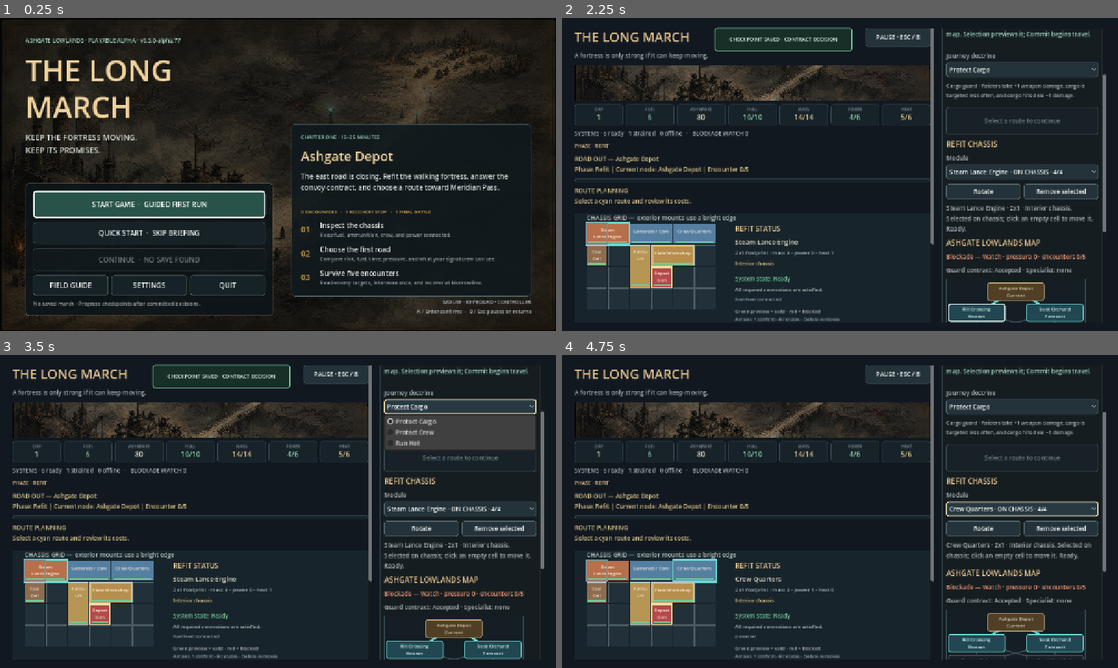
Above: before the commit, frames 1-4 (two rows, left to right).
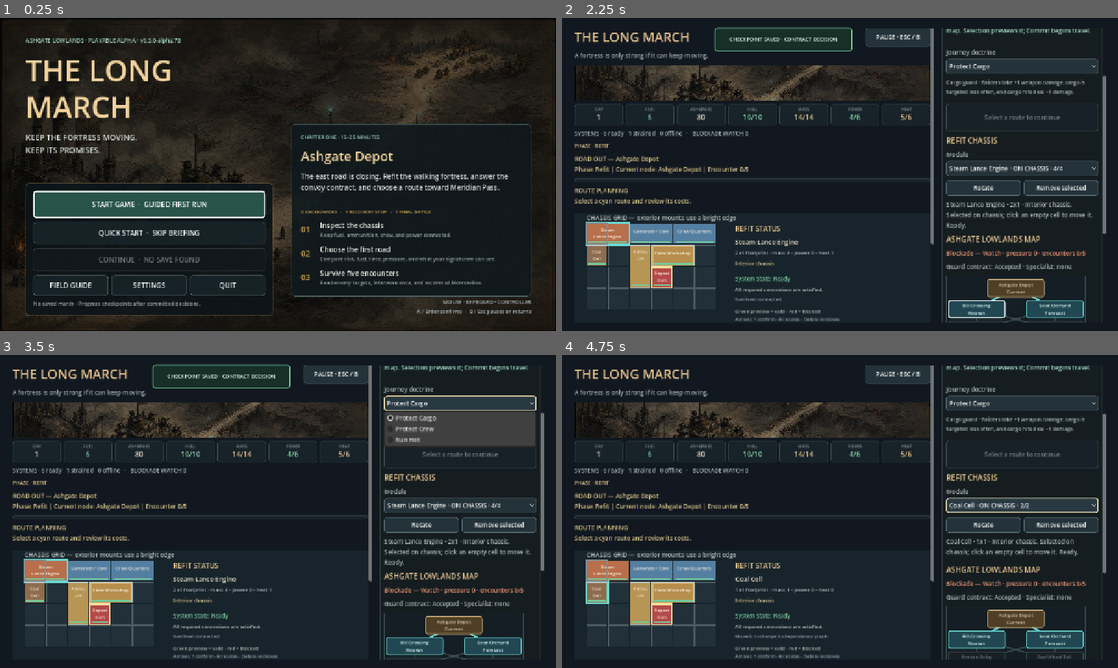
Above: after the commit, the same moments.

Repository: raphaelroshan/the-long-march
Game: Godot game, scene res://scenes/App.tscn
Two runs of this game, one before a commit and one after it. Both use one fixed random seed, a clock stepped at 60 frames per second and the inputs below.
Inputs:
- Up to frame 1 (0.25 s): no input
- Up to frame 2 (2.25 s): click "START GAME · GUIDED FIRST RUN" at 0.5 s; click "SKIP BRIEFING" at 1.25 s; click "Guard the convoy" at 2 s
- Up to frame 3 (3.5 s): click "Protect Cargo" at 2.75 s
- Up to frame 4 (4.75 s): click "Steam Lance Engine · ON CHASS…" at 3.5 s; click "Rotate" at 4.25 s

The runs differ from the first frame. In frame 1, less than 0.1% of the frame differs, in the area x 31-33%, y 6-8%; in frame 2, 8.4%; in frame 3, 8.4%; in frame 4, 9.2%, in the area x 4-98%, y 3-98%.

Commit message:
Stabilize nested focus scrolling

Diff:
--- a/project.godot
+++ b/project.godot
@@ -4,7 +4,7 @@
 
 [application]
 config/name="The Long March"
-config/version="0.3.0-alpha.77"
+config/version="0.3.0-alpha.78"
 run/main_scene="res://scenes/App.tscn"
 config/features=PackedStringArray("4.4", "GL Compatibility")
 
--- a/src/ui/main.gd
+++ b/src/ui/main.gd
@@ -1130,7 +1130,7 @@
 	if context_height <= viewport_rect.size.y - 16.0:
 		right_scroll.scroll_vertical = maxi(0, ceili(guidance_top - 8.0))
 	else:
-		right_scroll.ensure_control_visible(control)
+		right_scroll.scroll_vertical = maxi(0, ceili(control_bottom - viewport_rect.size.y + 8.0))
 
 func focus_current_action() -> void:
 	if onboarding_overlay != null and onboarding_overlay.visible:
--- a/tests/test_prototype_flow.gd
+++ b/tests/test_prototype_flow.gd
@@ -27,6 +27,7 @@
 			if button.disabled:
 				return
 			button.pressed.emit()
+			await process_frame
 			await process_frame
 			await process_frame
 			_expect(game.selected_campaign_node_id == node_id and game.state.phase in ["refit", "map", "settlement"], "selecting a map node should wait for explicit route confirmation: " + node_id)
Not shown, changed: export_presets.cfg
Not shown, changed: docs/decision_log.md
